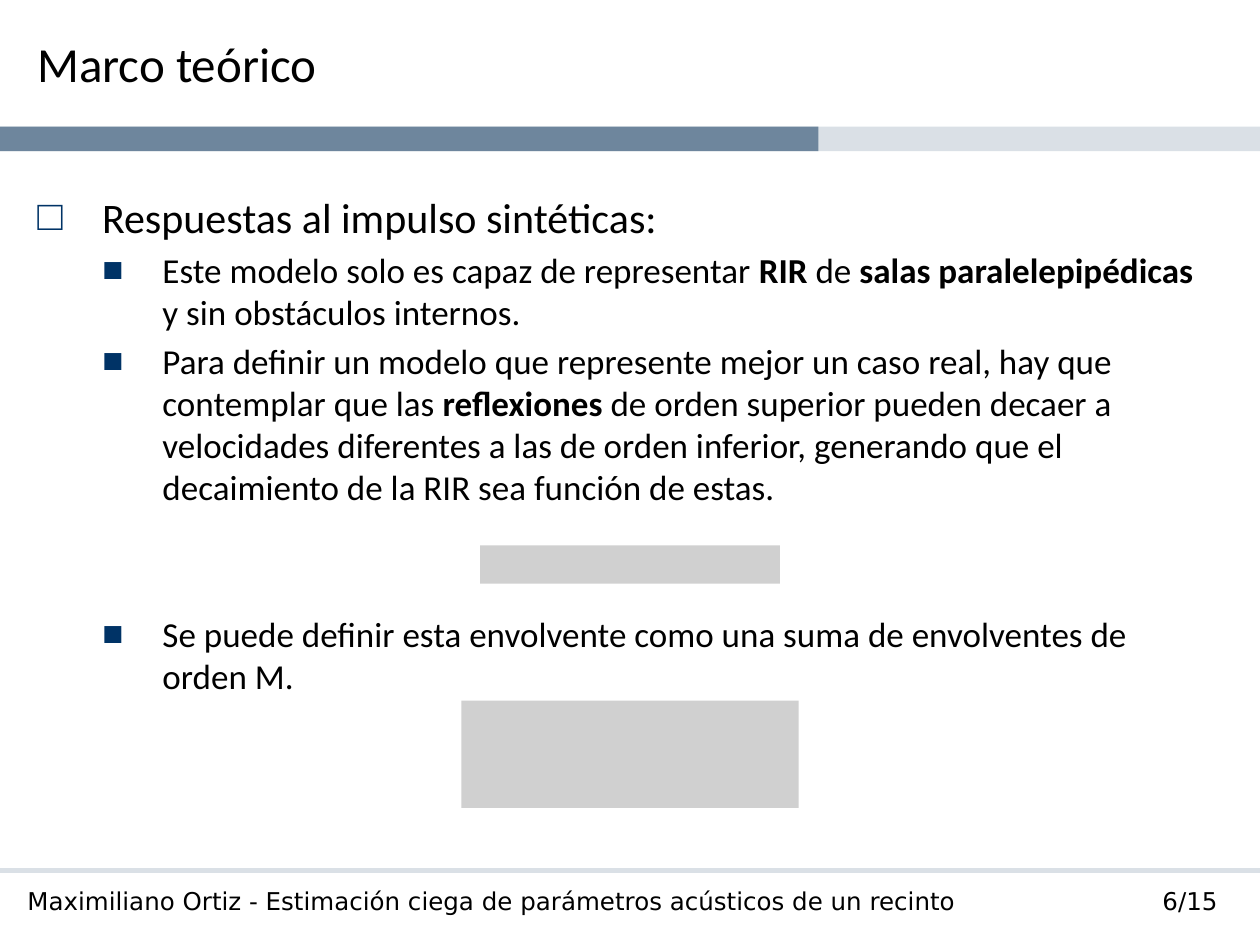
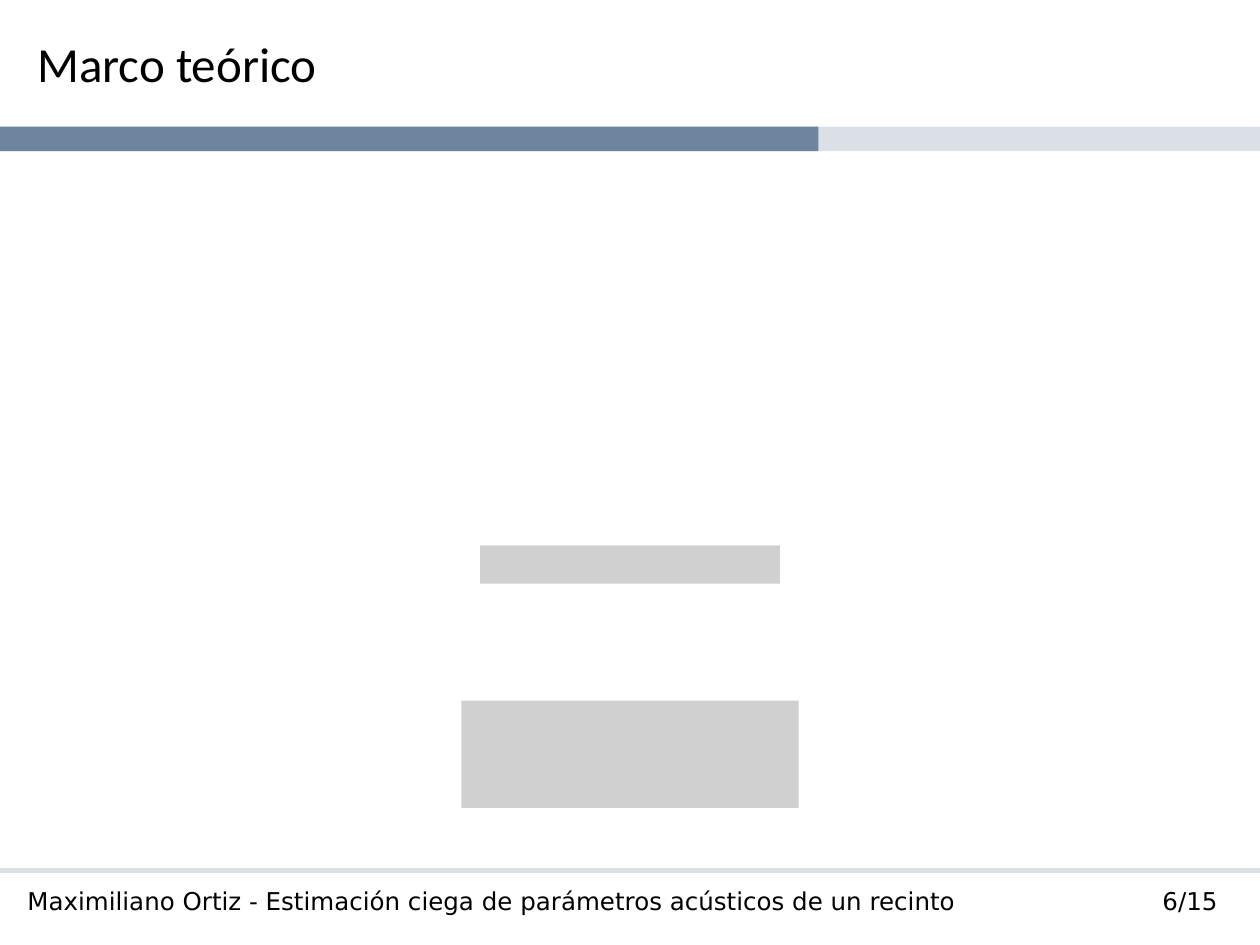
Before and after one commit to maxiaortiz22/thesis-report, a slide deck: slide 20 of Estimación ciega de parámetros acústicos de un recinto - Ortiz.pptx. Drawn at 1260x945 pixels with LibreOffice and Linux fonts; fonts in the diff are those of the drawing; grey boxes stand for pictures; background and template pictures are left out. Boxes give left, top, right and bottom in pixels: in the first picture for what was removed or moved away, otherwise in the second. Text is boxed around its words. In the diff, an @@ line names an element or a change of style, - is before the commit and + after.

```diff
--- a/Estimación ciega de parámetros acústicos de un recinto - Ortiz.pptx
+++ b/Estimación ciega de parámetros acústicos de un recinto - Ortiz.pptx
@@ text removed at [102, 203, 1193, 690] @@
-□ Respuestas al impulso sintéticas:
-  ■ Este modelo solo es capaz de representar RIR de salas paralelepipédicas y sin obstáculos internos.
-  ■ Para definir un modelo que represente mejor un caso real, hay que contemplar que las reflexiones de orden superior pueden decaer a velocidades diferentes a las de orden inferior, generando que el decaimiento de la RIR sea función de estas.
-  ■ Se puede definir esta envolvente como una suma de envolventes de orden M.
```
Also in this commit, not shown: 6 other slides changed, 11 slides added.
